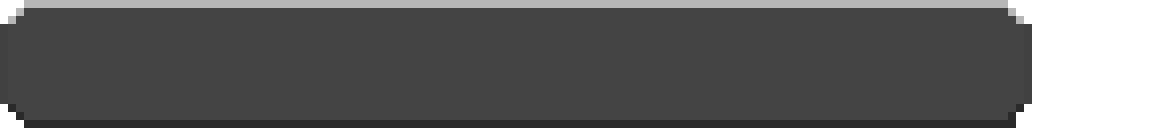
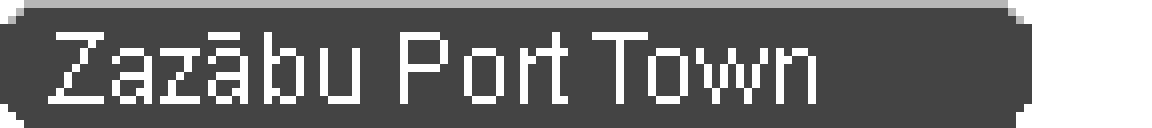
Revision of a layered 1152x128 image; what changed, layer by layer:
added layer "Zazābu Port Town" above "BG" over (48, 32, 816, 104)
renamed "pmmlock03.png" to "BG", painted on it over (0, 24, 1032, 128)
renamed "Pasted Layer" to "JP", showed it, painted on it over (80, 32, 736, 104)
